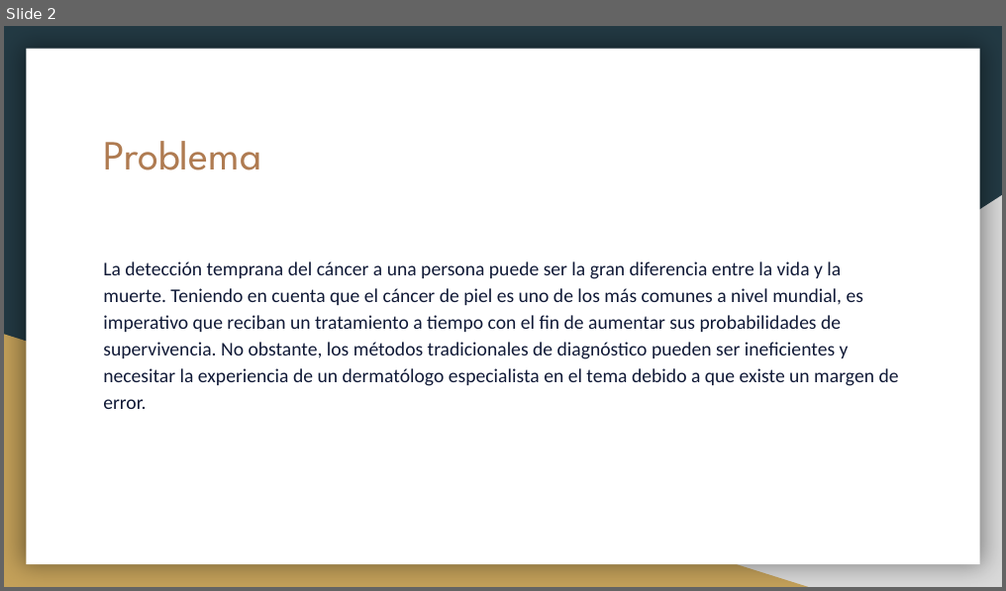
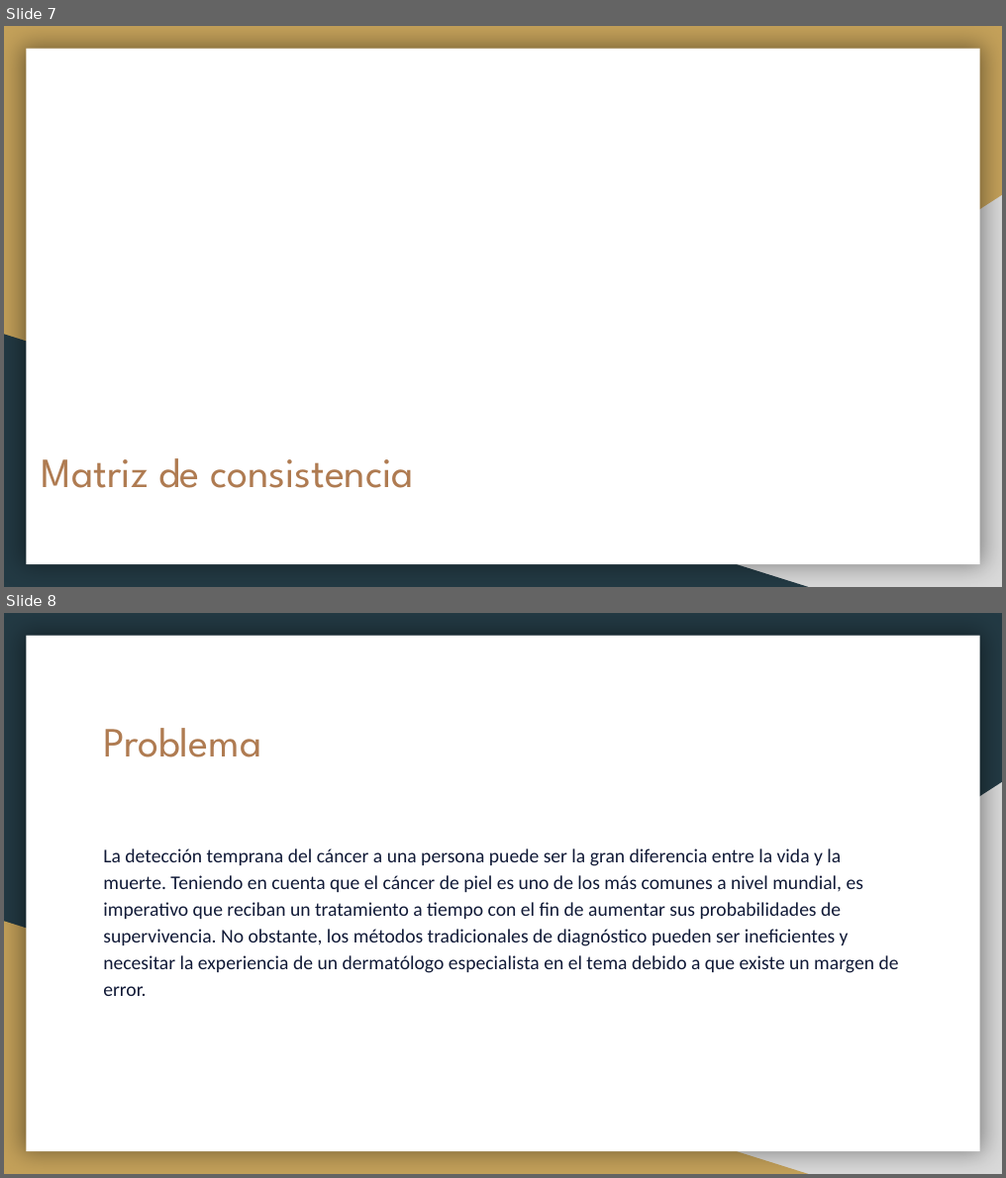
Before and after one commit to ElizabethCast23/Proyecto-Tesis, a slide deck: Tesis.pptx. Shown one above the other, each under a label of ours: slide 2 before the commit, slides 7 and 8 after it. The pictures are 1006x591 and 1006x1178 pixels, drawn with LibreOffice and Linux fonts; fonts in the diff are those of the drawing. Boxes give left, top, right and bottom in pixels: in the first picture for what was removed or moved away, otherwise in the second. Text is boxed around its words. In the diff, an @@ line names an element or a change of style, - is before the commit and + after.

```diff
--- a/Tesis.pptx
+++ b/Tesis.pptx
@@ slide 7 added at box(4, 26, 1002, 587), background #C4A15A; not listed: 2 template elements that a slide beside it also shows @@
@@ right triangle added at box(4, 334, 808, 587), fill #233A44 @@
@@ title added at box(42, 459, 414, 488), 30 pt, text #AF7B51 @@
+Matriz de consistencia
@@ what was slide 2 is now slide 8 @@
```
Also in this commit, not shown: 1 slide changed, 11 other slides added, 2 slides removed, 24 other files.
